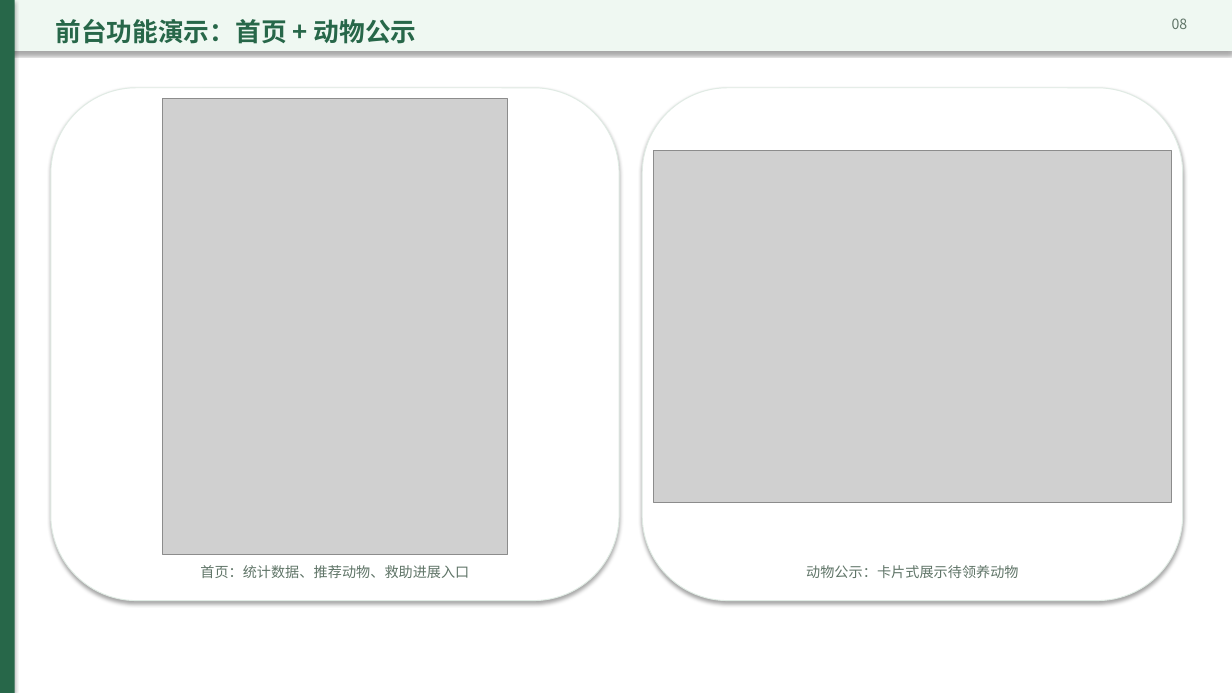
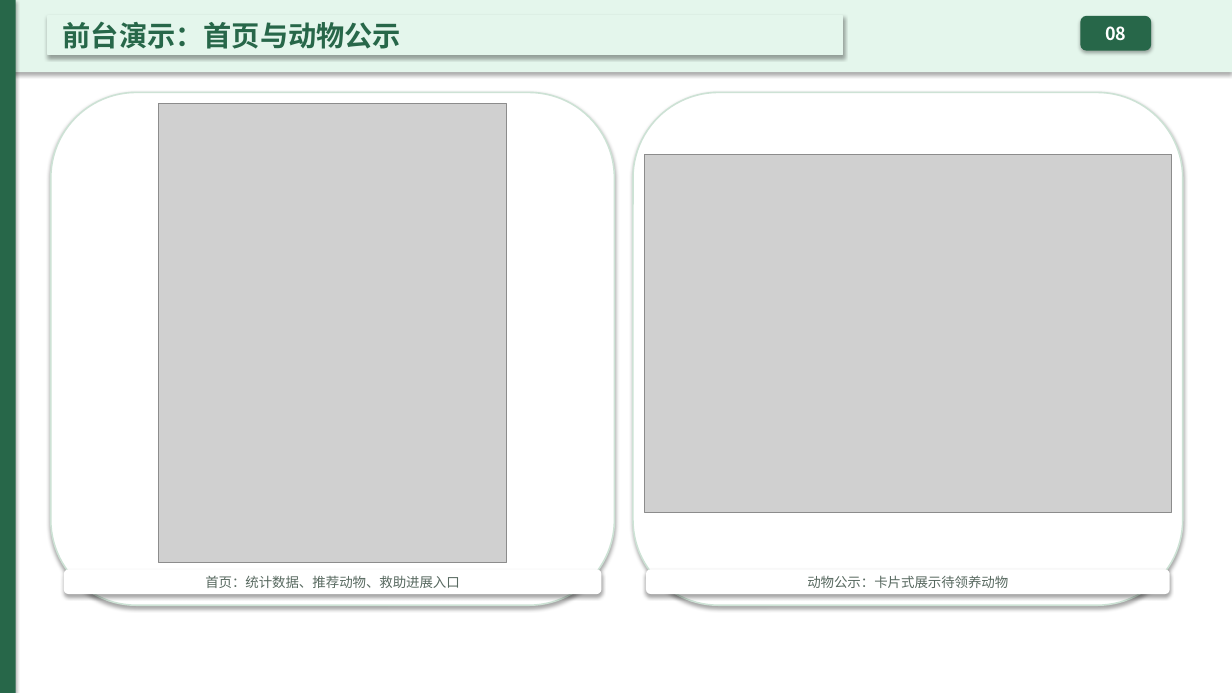
Before and after one commit to OldGuestInBreeze/shixun, a slide deck: slide 9 of stray-animal-rescue-defense.pptx. Drawn at 1232x693 pixels with LibreOffice and Linux fonts; fonts in the diff are those of the drawing; grey boxes stand for pictures. Boxes give left, top, right and bottom in pixels: in the first picture for what was removed or moved away, otherwise in the second. Text is boxed around its words. In the diff, an @@ line names an element or a change of style, - is before the commit and + after.

```diff
--- a/stray-animal-rescue-defense.pptx
+++ b/stray-animal-rescue-defense.pptx
@@ rectangle: place and size @@
-rectangle at (0, 0, 1232, 51)
+rectangle at (0, 0, 1232, 72)
@@ rectangle at (0, 0, 1232, 72): fill #EFF8F2 to #E4F6EC @@
@@ rectangle "前台演示：首页与动物公示": place and size @@
-rectangle "前台演示：首页与动物公示" at (55, 19, 417, 44)
+rectangle "前台演示：首页与动物公示" at (48, 16, 843, 55)
@@ rectangle "前台演示：首页与动物公示" at (48, 16, 843, 55): vertical alignment top to middle; fill none to #E4F6EC; outline none to #E4F6EC 1.25 pt; shadow on @@
@@ text in rectangle at (63, 22, 401, 49): text changed; size 20 to 22 pt @@
-前台功能演示：首页 + 动物公示
+前台演示：首页与动物公示
@@ rounded rectangle "08": place and size @@
-rounded rectangle "08" at (1172, 18, 1188, 29)
+rounded rectangle "08" at (1081, 17, 1151, 50)
@@ rounded rectangle "08" at (1081, 17, 1151, 50): size 11 to 14 pt, text colour #607568 to #FFFFFF, bold on; alignment right to centre; vertical alignment top to middle; fill none to #276749; outline none to #276749 1.25 pt; shadow on @@
@@ rounded rectangle: place and size @@
-rounded rectangle at (51, 88, 619, 601)
+rounded rectangle at (51, 92, 615, 605)
@@ rounded rectangle at (51, 92, 615, 605): outline #E0EBE4 0.75 pt to #CDE2D5 1.25 pt @@
@@ picture: place and size @@
-picture at (163, 99, 507, 555)
+picture at (159, 104, 506, 563)
@@ rounded rectangle at (633, 92, 1183, 605): outline #E0EBE4 0.75 pt to #CDE2D5 1.25 pt @@
@@ rounded rectangle: place and size @@
-rounded rectangle at (642, 88, 1183, 601)
+rounded rectangle at (633, 92, 1183, 605)
@@ picture: place and size @@
-picture at (653, 151, 1172, 503)
+picture at (644, 154, 1172, 512)
@@ rounded rectangle "首页：统计数据、推荐动物、救助进展入口": place and size @@
-rounded rectangle "首页：统计数据、推荐动物、救助进展入口" at (200, 565, 469, 578)
+rounded rectangle "首页：统计数据、推荐动物、救助进展入口" at (65, 570, 601, 593)
@@ rounded rectangle "首页：统计数据、推荐动物、救助进展入口" at (65, 570, 601, 593): size 11 to 10.5 pt, text colour #607568 to #586960; vertical alignment top to middle; fill none to #FFFFFF; outline none to #FFFFFF 1.25 pt; shadow on @@
@@ rounded rectangle "动物公示：卡片式展示待领养动物" at (647, 570, 1169, 593): size 11 to 10.5 pt, text colour #607568 to #586960; vertical alignment top to middle; fill none to #FFFFFF; outline none to #FFFFFF 1.25 pt; shadow on @@
@@ rounded rectangle "动物公示：卡片式展示待领养动物": place and size @@
-rounded rectangle "动物公示：卡片式展示待领养动物" at (806, 565, 1018, 578)
+rounded rectangle "动物公示：卡片式展示待领养动物" at (647, 570, 1169, 593)
```
Also in this commit, not shown: 15 other slides changed, 1 other file.
